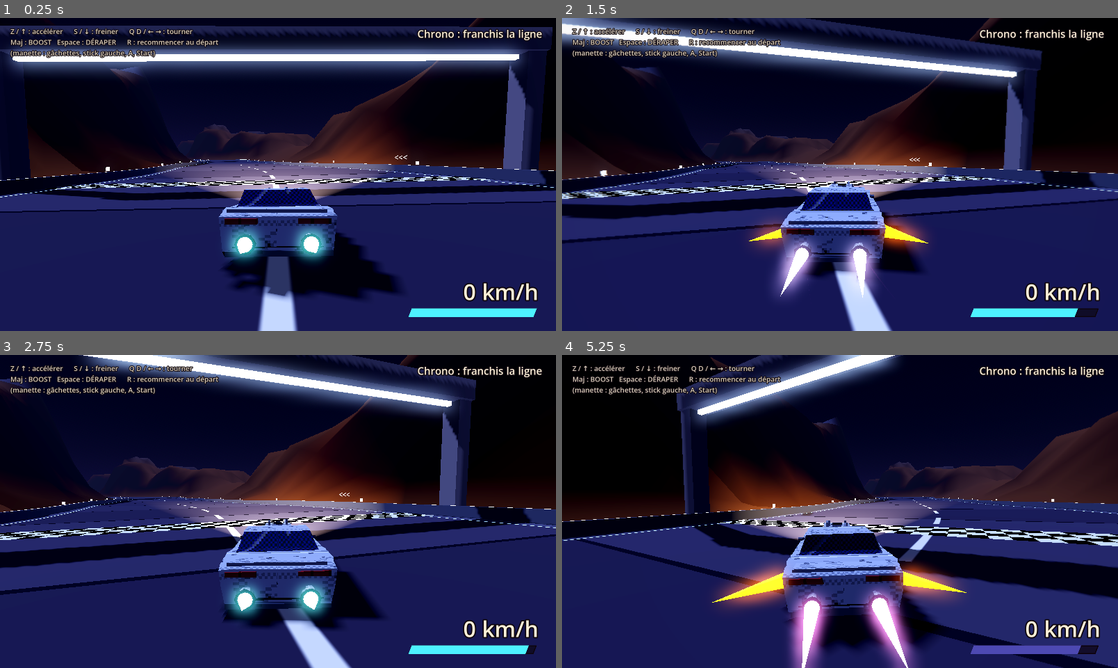
Above: before the commit, frames 1-4 (two rows, left to right).
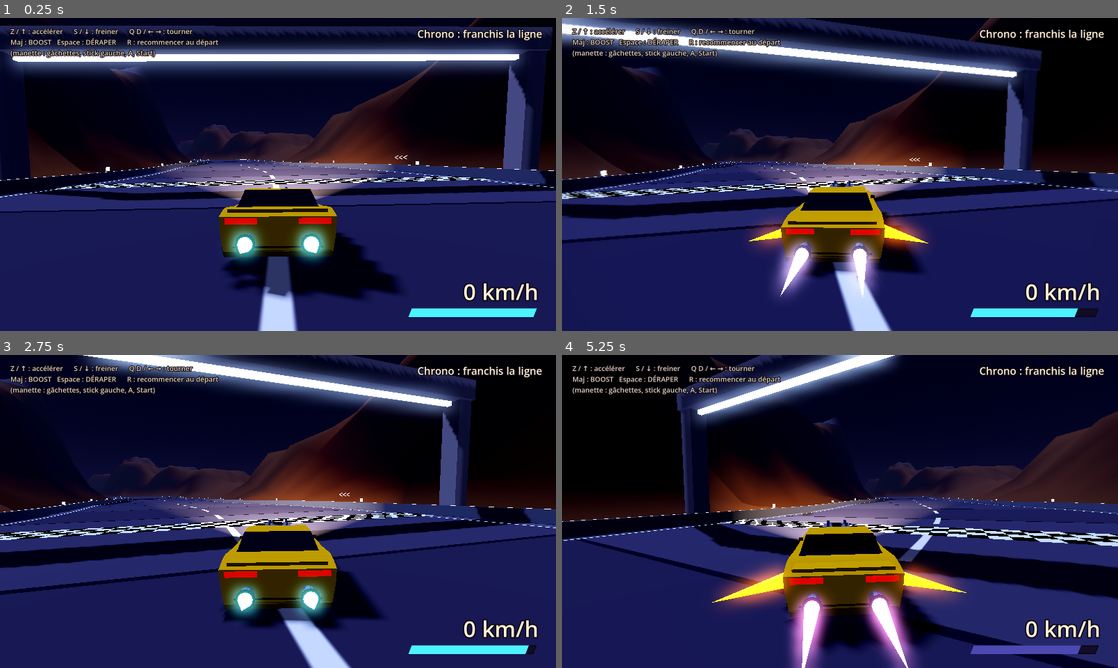
Above: after the commit, the same moments.

Repository: CrachelaVapeur/Jeu-de-Course
Game: Godot game, scene res://scenes/circuit_01.tscn
Same seed, same stepped clock (60 frames per second), same inputs: the game is played once before the commit and once after it.
Inputs:
- Up to frame 1 (0.25 s): no input
- Up to frame 2 (1.5 s): hold D (droite) 0.53-1.28 s; hold Shift (boost) 0.53-1.28 s; hold Down from 1.28 s (still down); tap Shift (boost) at 1.35 s
- Up to frame 3 (2.75 s): release Down at 2.03 s; hold D (droite) from 2.03 s (still down); hold Space (deraper) from 2.03 s (still down); tap Shift (boost) at 2.3 s
- Up to frame 4 (5.25 s): release D (droite) at 2.78 s; release Space (deraper) at 2.78 s; hold W (accelerer) 2.78-3.53 s; tap S (freiner) at 2.85 s; tap Shift (boost) at 3.05, 4.55 s; hold Shift (boost) 3.53-4.28 s; hold A (gauche) 3.53-5.03 s; tap R (recommencer) at 3.6 s; tap X at 4.35 s; hold Down from 5.03 s (still down); hold Shift (boost) from 5.03 s (still down)

The runs differ from the first frame. In frame 1, 3.3% of the frame differs, in the area x 39-61%, y 54-77%; in frame 2, 3.3%; in frame 3, 4.1%; in frame 4, 4.5%, in the area x 39-62%, y 52-84%.

Commit message:
Voiture: texture unie jaune sans effet PS1 (vitres, moteur, details en couleurs unies)
Co-Authored-By: Claude Sonnet 5.5 <noreply@anthropic.com>
Claude-Session: https://claude.ai/code/session_017huJHQwB2bFeykRbBtH6CG

Diff:
--- a/scenes/vehicule.tscn
+++ b/scenes/vehicule.tscn
@@ -1,17 +1,12 @@
 [gd_scene format=3]
 
 [ext_resource type="Script" path="res://scripts/vehicule.gd" id="1_script"]
-[ext_resource type="Shader" path="res://shaders/ps1.gdshader" id="2_toon"]
-[ext_resource type="Texture2D" path="res://textures/voiture_atlas.png" id="5_atlas"]
+[ext_resource type="Shader" path="res://shaders/voiture_unie.gdshader" id="2_toon"]
 [ext_resource type="Script" path="res://scripts/trainee_lumiere.gd" id="3_trainee"]
 [ext_resource type="PackedScene" path="res://models/muscle_car_ps1.glb" id="4_modele"]
 
 [sub_resource type="ShaderMaterial" id="modele"]
 shader = ExtResource("2_toon")
-shader_parameter/atlas = ExtResource("5_atlas")
-shader_parameter/teinte_peinture = Color(0.72, 0.74, 0.8, 1)
-shader_parameter/taille_tuile = 1.6
-shader_parameter/resolution_sommets = 140.0
 shader_parameter/noir_et_blanc = 0.0
 
 [sub_resource type="StandardMaterial3D" id="flamme"]
--- /dev/null
+++ b/shaders/voiture_unie.gdshader
@@ -0,0 +1,43 @@
+// Matière « voiture simple » : couleurs unies, sans texture ni effet PlayStation.
+//
+// Le modèle (models/muscle_car_ps1.glb) porte dans la couleur de chaque sommet :
+//   rouge/vert/bleu = la nuance de la pièce (clair / sombre), ce qui donne du relief à la carrosserie
+//   alpha           = la matière (0 à 7) : peinture, vitre, pneu, métal, garniture, phare, feu arrière, moteur.
+// Chaque matière a sa couleur ci-dessous, réglable dans l'Inspecteur (la peinture surtout).
+shader_type spatial;
+render_mode diffuse_lambert, specular_disabled, cull_back;
+
+uniform vec4 peinture : source_color = vec4(0.95, 0.68, 0.03, 1.0);  // carrosserie
+uniform vec4 vitre : source_color = vec4(0.10, 0.14, 0.2, 1.0);
+uniform vec4 pneu : source_color = vec4(0.05, 0.05, 0.06, 1.0);
+uniform vec4 metal : source_color = vec4(0.62, 0.64, 0.68, 1.0);  // jantes, chrome, échappements
+uniform vec4 garniture : source_color = vec4(0.09, 0.09, 0.1, 1.0);  // dessous, pare-chocs sombres
+uniform vec4 phare : source_color = vec4(1.0, 0.95, 0.72, 1.0);
+uniform vec4 feu_arriere : source_color = vec4(0.9, 0.08, 0.06, 1.0);
+uniform vec4 moteur : source_color = vec4(0.36, 0.38, 0.43, 1.0);
+uniform float lumiere_phares : hint_range(0.0, 3.0) = 0.8;
+uniform float noir_et_blanc : hint_range(0.0, 1.0) = 0.0;  // utilisé par l'effet de boost
+
+varying vec4 donnees;
+
+void vertex() {
+	donnees = COLOR;
+}
+
+void fragment() {
+	int k = int(floor(donnees.a * 8.0));
+	vec3 couleur = peinture.rgb;
+	float eclat = 0.0;
+	if (k == 1) { couleur = vitre.rgb; }
+	else if (k == 2) { couleur = pneu.rgb; }
+	else if (k == 3) { couleur = metal.rgb; }
+	else if (k == 4) { couleur = garniture.rgb; }
+	else if (k == 5) { couleur = phare.rgb; eclat = lumiere_phares; }
+	else if (k == 6) { couleur = feu_arriere.rgb; eclat = lumiere_phares; }
+	else if (k == 7) { couleur = moteur.rgb; }
+	vec3 base = couleur * donnees.rgb * 1.1;
+	float gris = dot(base, vec3(0.299, 0.587, 0.114));
+	ALBEDO = mix(base, vec3(gris), noir_et_blanc);
+	EMISSION = couleur * eclat * (1.0 - noir_et_blanc);
+	ROUGHNESS = 1.0;
+}
